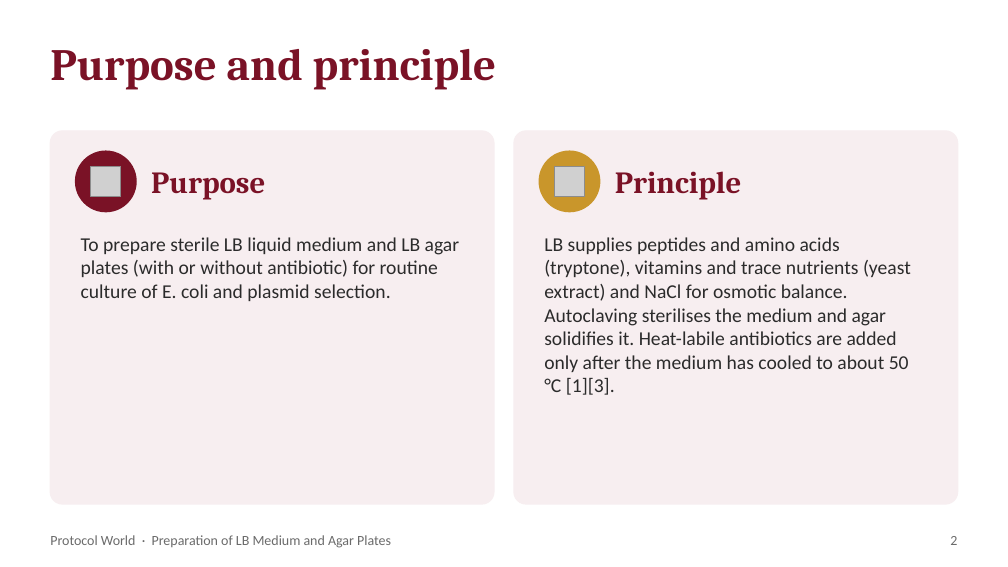
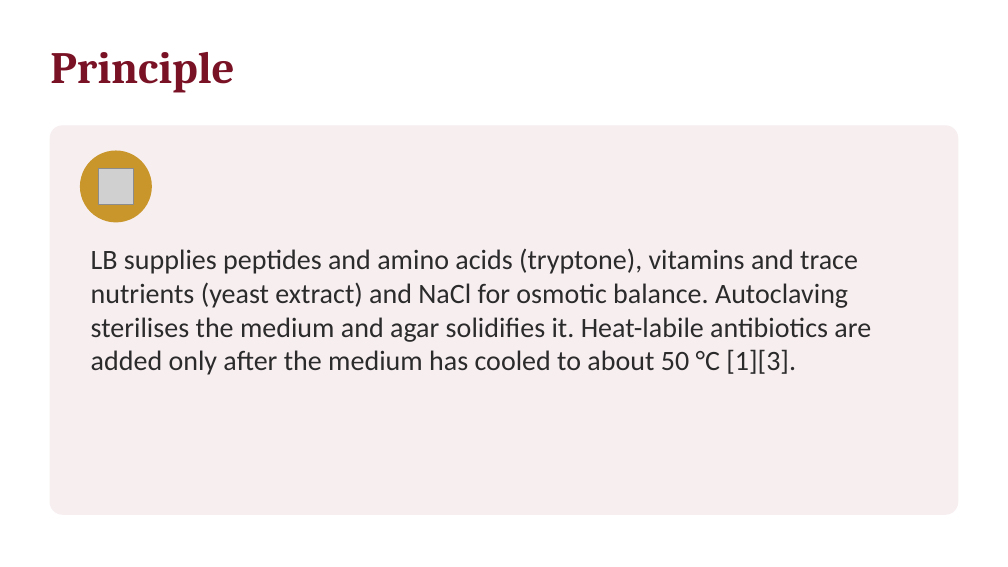
Before and after one commit to ProtocolWorld/ProtocolWorld, a slide deck: slide 3 of uploads/preparation-of-lb-medium-and-agar-plates.pptx (slide 2 before the commit). Drawn at 1008x567 pixels with LibreOffice and Linux fonts; fonts in the diff are those of the drawing; grey boxes stand for pictures. Boxes give left, top, right and bottom in pixels: in the first picture for what was removed or moved away, otherwise in the second. Text is boxed around its words. In the diff, an @@ line names an element or a change of style, - is before the commit and + after.

```diff
--- a/uploads/preparation-of-lb-medium-and-agar-plates.pptx
+++ b/uploads/preparation-of-lb-medium-and-agar-plates.pptx
@@ text "Principle" moved from (x1=615, y1=171, x2=742, y2=200) to (x1=50, y1=52, x2=234, y2=93) @@
@@ text "Principle" at (x1=50, y1=52, x2=234, y2=93): size 22 to 32 pt @@
@@ text removed at (x1=50, y1=49, x2=496, y2=90) @@
-Purpose and principle
@@ rounded rectangle resized from (x1=50, y1=131, x2=494, y2=504) to (x1=50, y1=126, x2=958, y2=514) @@
@@ rounded rectangle at (x1=50, y1=126, x2=958, y2=514): proportions changed @@
@@ rounded rectangle removed at (x1=514, y1=131, x2=958, y2=504) @@
@@ ellipse resized from (x1=76, y1=151, x2=136, y2=212) to (x1=81, y1=151, x2=151, y2=222) @@
@@ ellipse at (x1=81, y1=151, x2=151, y2=222): fill #7A1226 to #C9962B; outline #7A1226 1 pt to #C9962B 1 pt @@
@@ picture removed at (x1=91, y1=166, x2=121, y2=197) @@
@@ picture resized from (x1=554, y1=166, x2=585, y2=197) to (x1=98, y1=169, x2=133, y2=205) @@
@@ text removed at (x1=151, y1=172, x2=265, y2=200) @@
-Purpose
@@ ellipse removed at (x1=539, y1=151, x2=600, y2=212) @@
@@ text removed at (x1=81, y1=237, x2=460, y2=301) @@
-To prepare sterile LB liquid medium and LB agar plates (with or without antibiotic) for routine culture of E. coli and plasmid selection.
@@ text "LB supplies peptides and amino ..." moved from (x1=544, y1=237, x2=911, y2=395) to (x1=91, y1=248, x2=871, y2=375) @@
@@ text "LB supplies peptides and amino ..." at (x1=91, y1=248, x2=871, y2=375): size 14 to 20 pt @@
@@ text removed at (x1=50, y1=535, x2=391, y2=548) @@
-Protocol World · Preparation of LB Medium and Agar Plates
@@ text removed at (x1=950, y1=536, x2=957, y2=545) @@
-2
```
Also in this commit, not shown: 10 other slides changed, 5 slides added, 5 other files.
